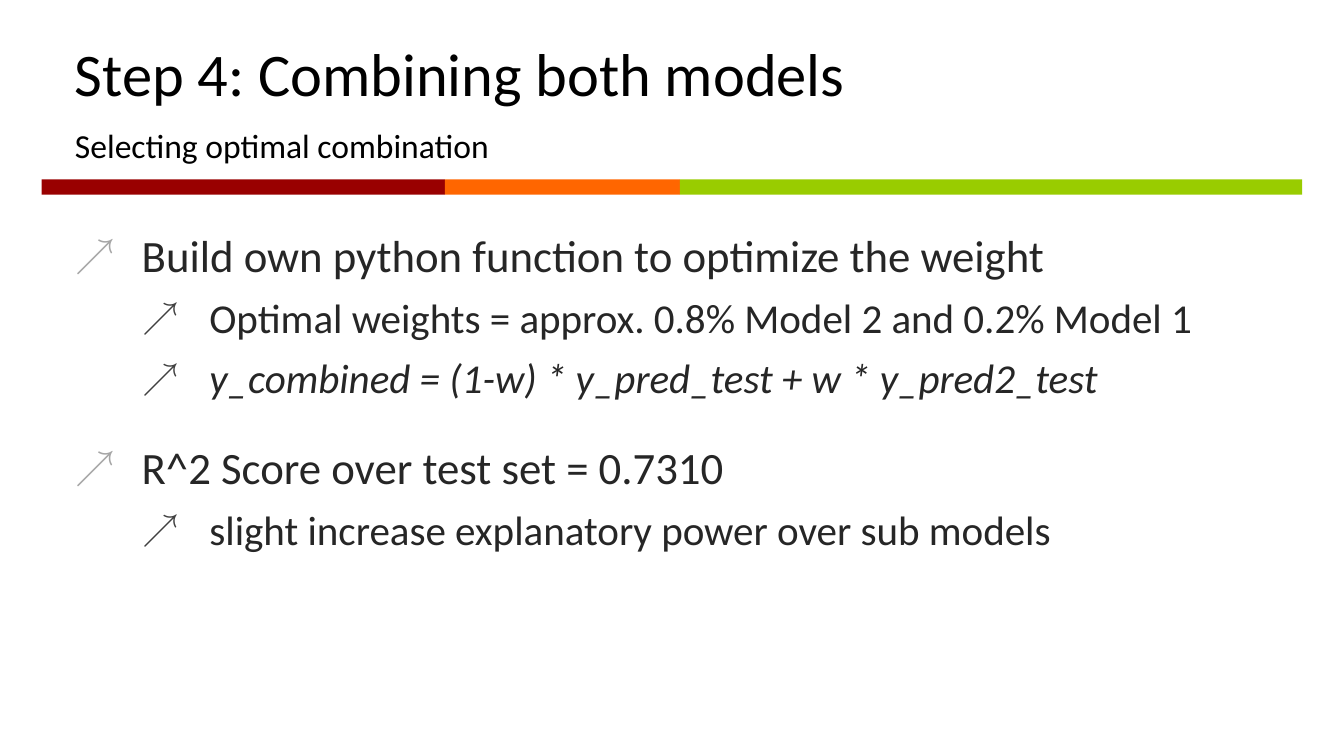
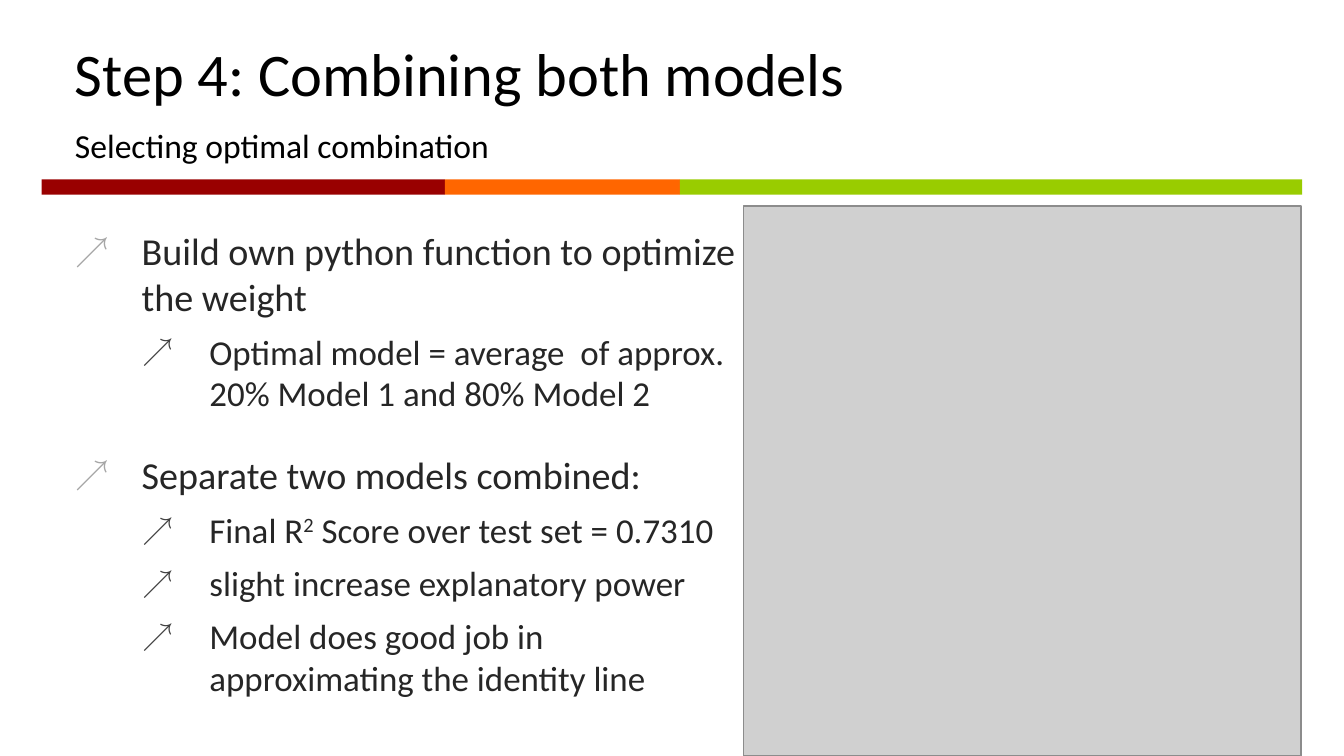
Before and after one commit to linreg2/Project1, a slide deck: slide 13 of project1_presentation.pptx. Drawn at 1344x756 pixels with LibreOffice and Linux fonts; fonts in the diff are those of the drawing; grey boxes stand for pictures; background and template pictures are left out. Boxes give left, top, right and bottom in pixels: in the first picture for what was removed or moved away, otherwise in the second. Text is boxed around its words. In the diff, an @@ line names an element or a change of style, - is before the commit and + after.

```diff
--- a/project1_presentation.pptx
+++ b/project1_presentation.pptx
@@ picture added at (743, 206, 1301, 755) @@
@@ text at (142, 238, 735, 318): size 24 to 20.4 pt in "Build own python function to optimize the ..." @@
@@ text at (142, 340, 724, 697): text changed; size 22 to 18.7 pt @@
-  ↗ Optimal weights = approx. 0.8% Model 2 and 0.2% Model 1
-  ↗ y_combined = (1-w) * y_pred_test + w * y_pred2_test
-↗ R^2 Score over test set = 0.7310
-  ↗ slight increase explanatory power over sub models
+  ↗ Optimal model = average of approx. 20% Model 1 and 80% Model 2
+↗ Separate two models combined:
+  ↗ Final R2 Score over test set = 0.7310
+  ↗ slight increase explanatory power
+  ↗ Model does good job in approximating the identity line
```
Also in this commit, not shown: 12 other slides changed, 2 other files.
